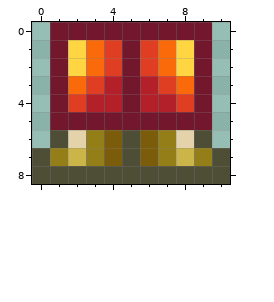
Two states of a pixel-art sprite, Items/Armor/RedDamascusLeggings.png. The first picture shows the starting point.
The file is 22x18 pixels, drawn in blocks of 2x2; one block is one cell here.
New version:
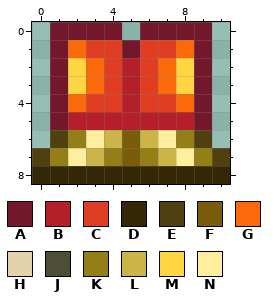
Palette (. is transparent): A #73172d  B #b4202a  C #df3e23  D #332705  E #503f0f  F #7a5c0a  G #fa6a0a  H #e4d2aa  J #4e4d36  K #947e18  L #ccb548  M #ffd541  N #ffee9d
From old to new:
Changed rows in their new state; - is an unchanged pixel.
first column x 0:
0 -----.-----
1 --GC---CG--
2 -----B-----
3 --MGCBCGM--
4 --GCCBCCG--
5 --BBBBBBB--
6 -EKNLFLNKE-
7 E-NLKFKLN-E
8 DDDDDDDDDDD
